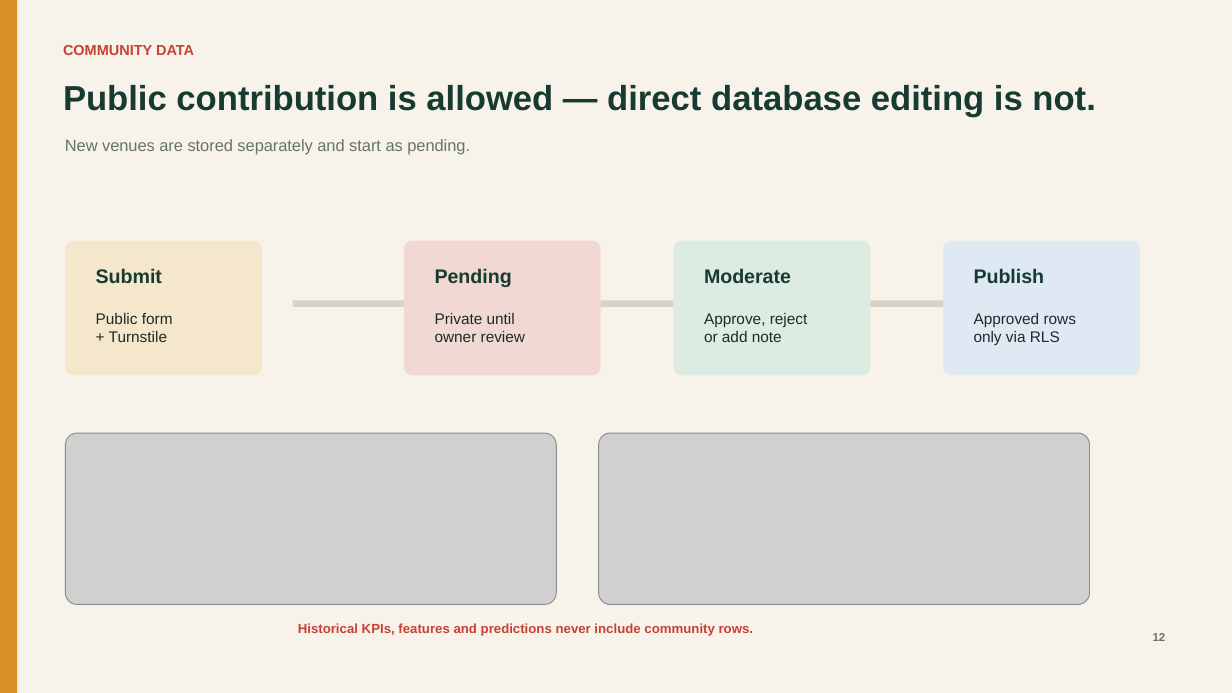
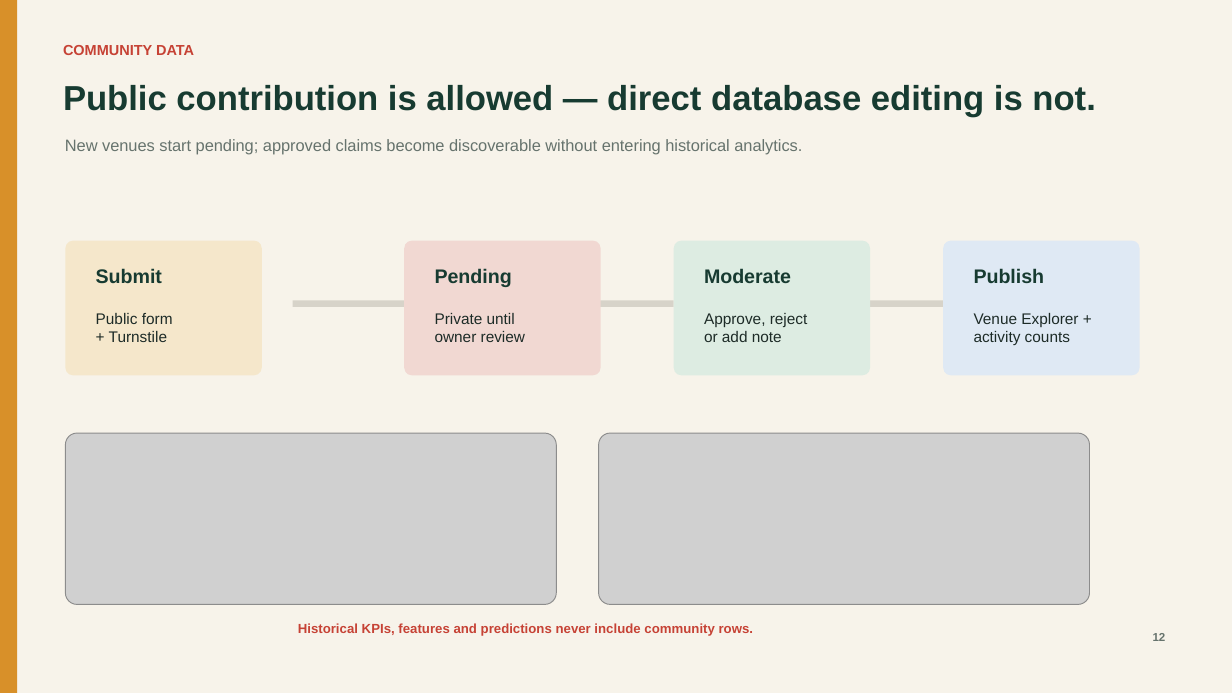
Before and after one commit to dhivaa-2004/playo-bdm-capstone, a slide deck: slide 12 of deliverables/Playo_BDM_Capstone_Team_Presentation.pptx. Drawn at 1232x693 pixels with LibreOffice and Linux fonts; fonts in the diff are those of the drawing; grey boxes stand for pictures. Boxes give left, top, right and bottom in pixels: in the first picture for what was removed or moved away, otherwise in the second. Text is boxed around its words. In the diff, an @@ line names an element or a change of style, - is before the commit and + after.

```diff
--- a/deliverables/Playo_BDM_Capstone_Team_Presentation.pptx
+++ b/deliverables/Playo_BDM_Capstone_Team_Presentation.pptx
@@ text at [65,139,802,155]: text changed @@
-New venues are stored separately and start as pending.
+New venues start pending; approved claims become discoverable without entering historical analytics.
@@ text at [974,313,1078,345]: text changed @@
-Approved rows
-only via RLS
+Venue Explorer +
+activity counts
```
Also in this commit, not shown: 6 other slides changed, 5 other files.
